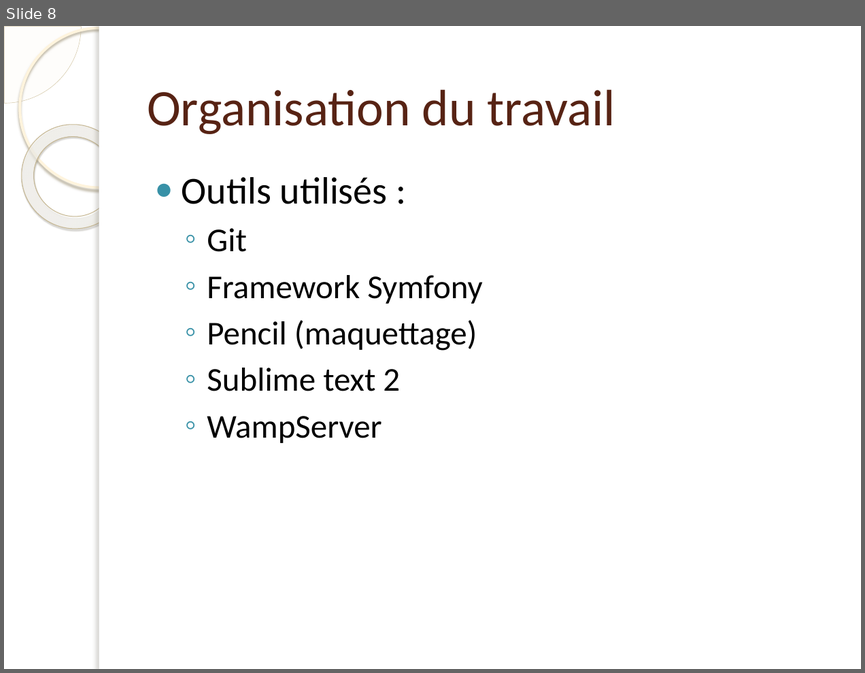
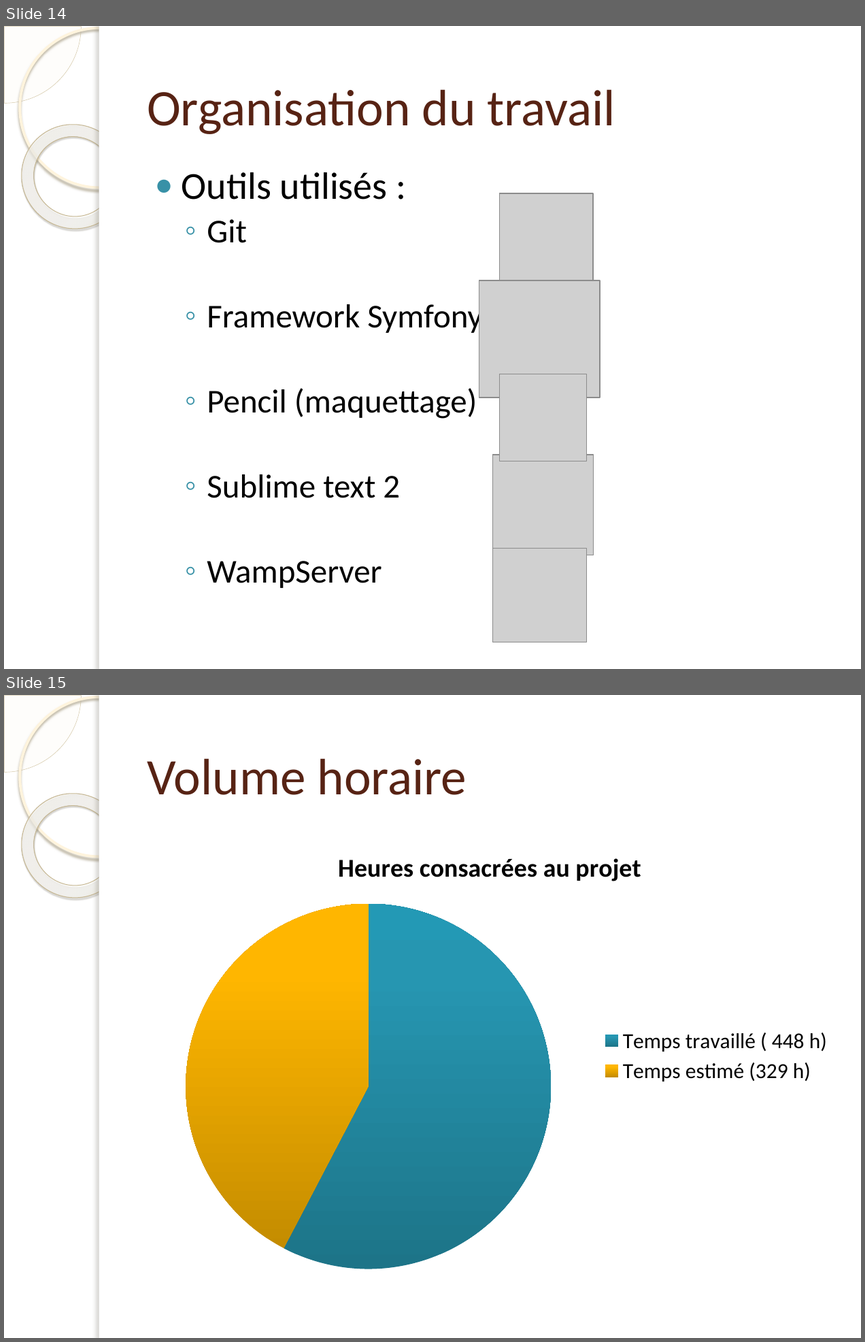
Before and after one commit to Jonathan7295/ProjetGrandPlan, a slide deck: Présenation/Presentation.pptx. Shown one above the other, each under a label of ours: slide 8 before the commit, slides 14 and 15 after it. The pictures are 865x673 and 865x1342 pixels, drawn with LibreOffice and Linux fonts; fonts in the diff are those of the drawing; grey boxes stand for pictures; background and template pictures are left out. Boxes give left, top, right and bottom in pixels: in the first picture for what was removed or moved away, otherwise in the second. Text is boxed around its words. In the diff, an @@ line names an element or a change of style, - is before the commit and + after.

```diff
--- a/Présenation/Presentation.pptx
+++ b/Présenation/Presentation.pptx
@@ slide 15 added at [4, 695, 861, 1338], background picture (left out); not listed: 5 template elements that a slide beside it also shows @@
@@ title added at [147, 758, 467, 795], 43 pt, text #572314 @@
+Volume horaire
@@ pie chart added at [139, 830, 841, 1280] @@
+title "Heures consacrées au projet"
+categories: Temps travaillé ( 448 h), Temps estimé (329 h)
+Series 1: 58, 42
@@ what was slide 8 is now slide 14 @@
@@ slide 14 changed as well @@
@@ text "Outils utilisés :" at [181, 172, 482, 588]: line spacing 1 to 0.9 @@
@@ picture added at [499, 193, 593, 286] @@
@@ picture added at [479, 280, 600, 397] @@
@@ picture added at [499, 374, 587, 461] @@
@@ picture added at [492, 454, 593, 554] @@
@@ picture added at [492, 548, 586, 641] @@
```
Also in this commit, not shown: 6 other slides changed, 10 other slides added, 2 slides removed.
